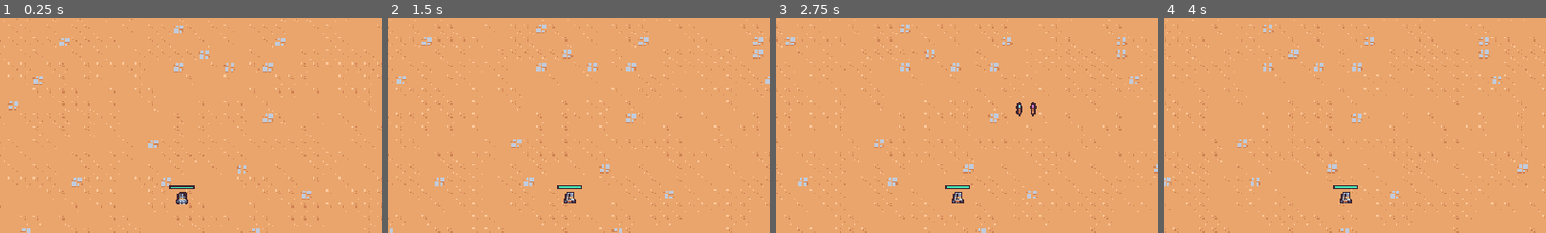
Above: before the commit, frames 1-4 (left to right).
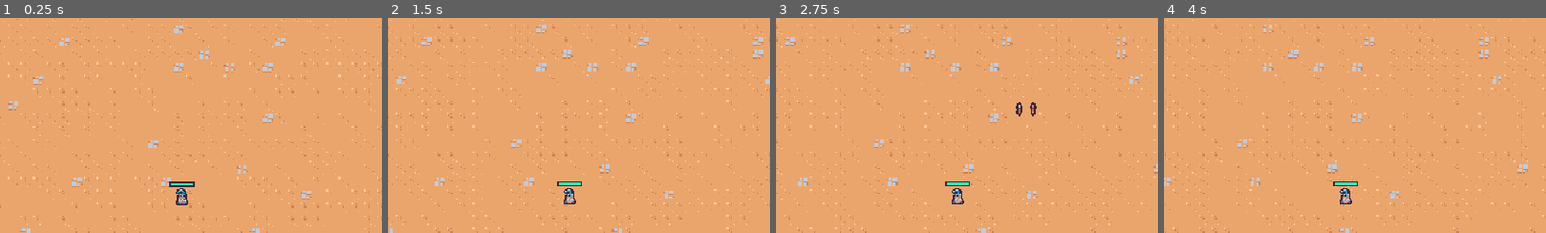
Above: after the commit, the same moments.

Repository: DaZang/godot-wild-jam-82-unseen
Game: Godot game, scene res://main.tscn
The game is run twice, just before and just after one commit, with the same random seed, the same clock (stepped at 60 frames per second) and the same inputs.
Inputs (mouse positions are % of the whole screen's width and height, from its top left):
- Up to frame 1 (0.25 s): no input
- Up to frame 2 (1.5 s): move the mouse to (72, 45) at 0.52 s; press the mouse at (72, 45) at 0.53 s; move the mouse to (30, 55) at 1.27 s; release the mouse at (30, 55) at 1.28 s; click (30, 55) at 1.35 s
- Up to frame 3 (2.75 s): move the mouse to (60, 28) at 2.02 s; press the mouse at (60, 28) at 2.03 s
- Up to frame 4 (4 s): move the mouse to (45, 70) at 2.77 s; release the mouse at (45, 70) at 2.78 s; click (45, 70) at 2.85 s; move the mouse to (80, 65) at 3.52 s; press the mouse at (80, 65) at 3.53 s
The pictures show only the part of the screen within x 26-76%, y 7-57%; the shares and areas given below are measured in that part.

The runs differ from the first frame. In frame 1, 0.3% of the frame differs, in the area x 44-51%, y 76-88%; in frame 2, 0.3%, in the area x 44-51%, y 76-87%; in frame 3, 0.3%; in frame 4, 0.3%.

Commit message:
🍱 draw hero sprite

Diff:
--- a/entities/hero/hero.tscn
+++ b/entities/hero/hero.tscn
@@ -1,7 +1,7 @@
 [gd_scene load_steps=7 format=3 uid="uid://dgm7p5lm400is"]
 
 [ext_resource type="Script" uid="uid://be37bdunkgo2t" path="res://entities/hero/hero.gd" id="1_er2o3"]
-[ext_resource type="Texture2D" uid="uid://c0ocjoa2veaoy" path="res://tilemap_packed.png" id="2_23kmh"]
+[ext_resource type="Texture2D" uid="uid://dlobb3r4jwmyk" path="res://entities/hero/hero.png" id="2_kaf33"]
 [ext_resource type="PackedScene" uid="uid://c1nox6x4jf5pr" path="res://entities/health_component.tscn" id="3_s8sb5"]
 [ext_resource type="Theme" uid="uid://7fkam3v6qs6" path="res://ui/pixel_ui_theme.tres" id="4_kaf33"]
 
@@ -17,10 +17,7 @@
 
 [node name="Sprite2D" type="Sprite2D" parent="."]
 position = Vector2(0, -8)
-texture = ExtResource("2_23kmh")
-hframes = 12
-vframes = 12
-frame = 97
+texture = ExtResource("2_kaf33")
 
 [node name="CollisionShape2D" type="CollisionShape2D" parent="."]
 position = Vector2(0, -2)
@@ -47,9 +44,9 @@
 [node name="HealthBar" type="ProgressBar" parent="."]
 unique_name_in_owner = true
 offset_left = -16.0
-offset_top = -24.0
+offset_top = -28.0
 offset_right = 16.0
-offset_bottom = -18.0
+offset_bottom = -22.0
 theme = ExtResource("4_kaf33")
 value = 50.0
 show_percentage = false
Binary file added: entities/hero/hero.aseprite
Binary file added: entities/hero/hero.png
Not shown, added: entities/hero/hero.png.import
